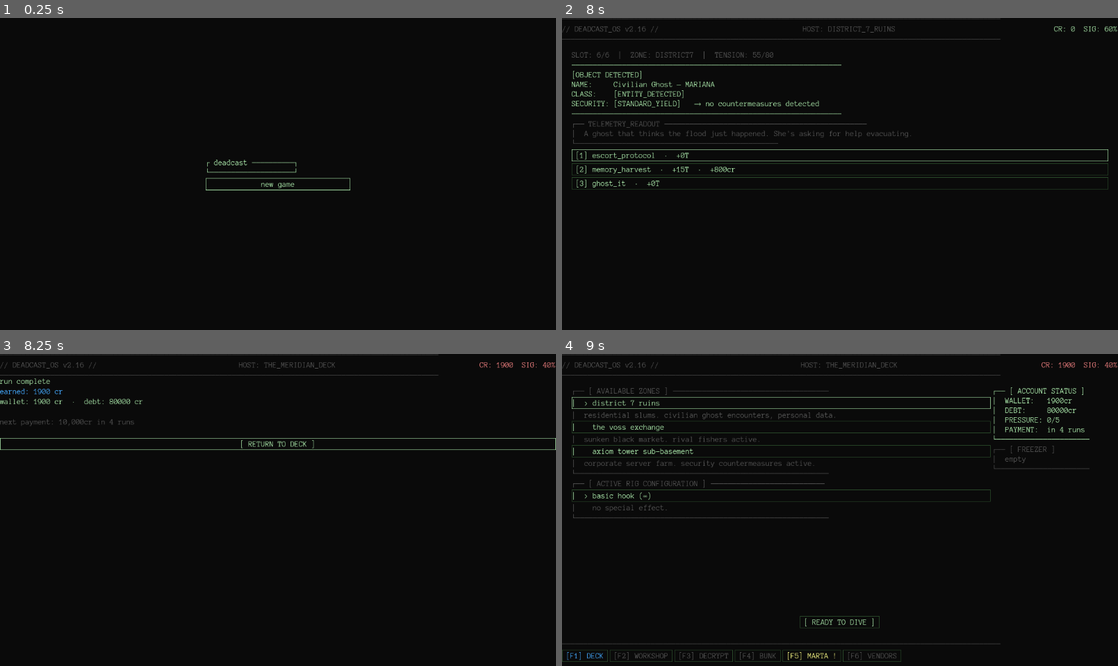
Above: before the commit, frames 1-4 (two rows, left to right).
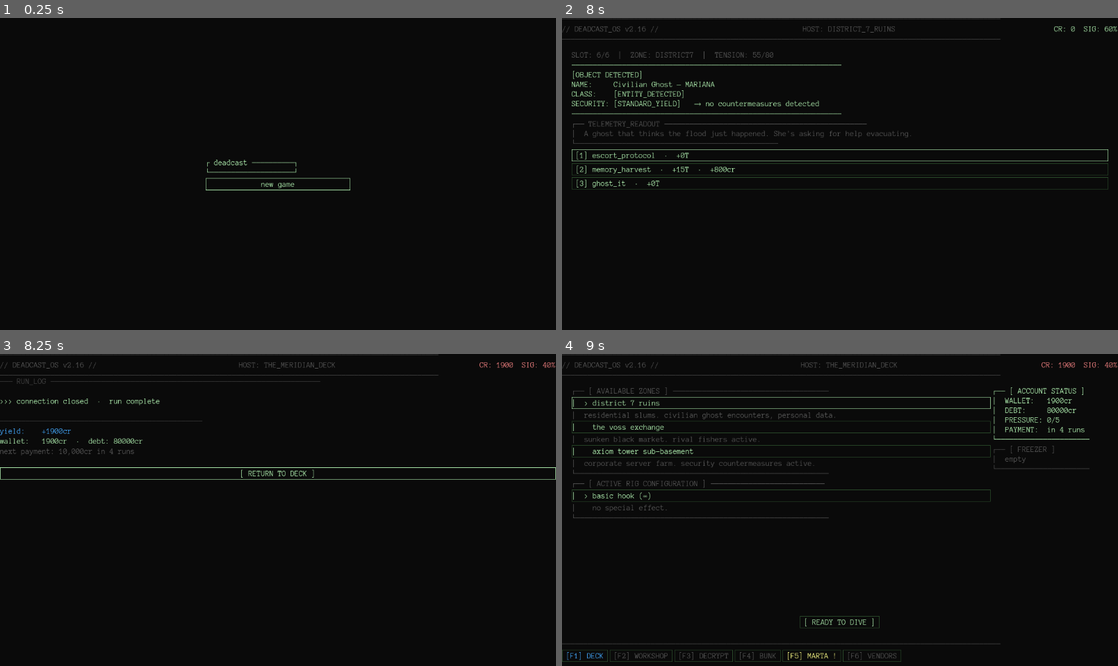
Above: after the commit, the same moments.

Repository: Teeohbee/deadcast
Game: Godot game, scene res://scenes/title_screen/TitleScreen.tscn
Two runs of this game, one before a commit and one after it. Both use one fixed random seed, a clock stepped at 60 frames per second and the inputs below.
Inputs (mouse positions are in pixels of both pictures, inside the frame that each line leads up to):
- Up to frame 1 (0.25 s): no input
- Up to frame 2 (8 s): click "new game" at 0.5 s; click "[ READY TO DIVE ]" at 1.25 s; click "[1] reel_in · +15T · +800cr" at 2 s; click "[1] strip_for_parts · +8T · +…" at 2.75 s; tap Enter at 3.5 s; move the mouse to (962, 158) at 3.52 s; hold E (tab_next) 3.53-4.25 s; click (962, 158) at 3.67 s; tap Space at 4.25 s; drag from (728, 189) to (812, 236) at 4.27 s; click "[CONTINUE →]" at 5 s; click "[2] skim_&_release · +5T · +3…" at 5.75 s; click "[1] escort_protocol · +0T" at 6.5 s; click "[2] memory_harvest · +15T · +…" at 7.25 s
- Up to frame 3 (8.25 s): click "[1] escort_protocol · +0T" at 8 s
- Up to frame 4 (9 s): click "[ RETURN TO DECK ]" at 8.75 s

Frames 1-2 are identical in both runs. In frame 3, 2.1% of the frame differs, in the area x 0-100%, y 7-41%; in frame 4, nothing differs.

Commit message:
feat: redesign debrief as terminal log, combine with snap screen
PostRun now builds content dynamically matching the dive terminal style —
separator lines, >>> prefix, structured data. Snap case shows the SIGNAL
LOST header inline rather than as a separate screen requiring a button press.

Diff:
--- a/scenes/dive_run/DiveRun.gd
+++ b/scenes/dive_run/DiveRun.gd
@@ -244,53 +244,7 @@
 	_snapped = true
 	_run_credits = 0
 	_bio_credits = 0
-	for child in catch_container.get_children():
-		child.queue_free()
-
-	# Build corrupted terminal screen that mirrors CatchEvent's layout
-	var root := VBoxContainer.new()
-	root.theme = UIStyle.get_theme()
-	root.set_anchors_and_offsets_preset(Control.PRESET_FULL_RECT)
-	root.offset_left = 20.0
-	root.offset_top = 20.0
-	root.offset_right = -20.0
-	root.offset_bottom = -20.0
-	catch_container.add_child(root)
-
-	var _row := func(text: String, color: Color) -> void:
-		var lbl := Label.new()
-		lbl.text = text
-		UIStyle.apply_label(lbl, color)
-		root.add_child(lbl)
-
-	var sep  := "────────────────────────────────────────────────────────────────"
-	var sep_s := "────────────────────────────────────────────────"
-
-	_row.call("SLOT: %d/%d  │  ZONE: %s  │  TENSION: [OVERFLOW]" % [
-		_current_slot + 1, _column.size(),
-		GameState.selected_zone.to_upper().replace("_", " ")],
-		UIStyle.COL_DIM)
-
-	_row.call(
-		"%s\n[!!! SIGNAL LOST !!!]\nNAME:     ░░░░░░░░░░░░░░░░░░░░░░░░\nSTATUS:   [CRITICAL FAILURE]\n%s" % [sep, sep],
-		UIStyle.COL_DEBT)
-
-	_row.call(
-		"┌── TELEMETRY_READOUT %s\n│  [ !!! CONNECTION TERMINATED !!! ]\n│  CRITICAL: LINE TENSION EXCEEDED / SIGNAL LOST\n└%s" % [sep_s, sep_s],
-		UIStyle.COL_DEBT)
-
-	var dismiss := Button.new()
-	dismiss.text = ">>> [ RETREAT TO SURFACE ]"
-	dismiss.focus_mode = Control.FOCUS_ALL
-	dismiss.alignment = HORIZONTAL_ALIGNMENT_LEFT
-	UIStyle.apply_button(dismiss)
-	root.add_child(dismiss)
-
-	await get_tree().create_timer(0.5).timeout
-	if is_instance_valid(dismiss):
-		dismiss.grab_focus()
-		await dismiss.pressed
-
+	await get_tree().create_timer(1.0).timeout
 	_end_run(true)
 
 func _end_run(snapped: bool) -> void:
--- a/scenes/ui/PostRun.gd
+++ b/scenes/ui/PostRun.gd
@@ -1,52 +1,70 @@
 # scenes/ui/PostRun.gd
 extends Control
 
-@onready var result_label: Label = $VBoxContainer/ResultLabel
-@onready var run_credits_label: Label = $VBoxContainer/RunCreditsLabel
-@onready var total_credits_label: Label = $VBoxContainer/TotalCreditsLabel
-@onready var debt_label: Label = $VBoxContainer/DebtLabel
-@onready var payment_label: Label = $VBoxContainer/PaymentLabel
-@onready var freezer_label: Label = $VBoxContainer/FreezerLabel
-@onready var return_button: Button = $VBoxContainer/ReturnButton
+const _SEP  := "────────────────────────────────────────────────────────────────"
+const _SEP_S := "────────────────────────────────────────────────"
+
+@onready var container: VBoxContainer = $VBoxContainer
 
 func _ready() -> void:
 	self.theme = UIStyle.get_theme()
+	UIStyle.apply_background(self)
 
-	return_button.focus_mode = Control.FOCUS_ALL
-	UIStyle.apply_button(return_button)
-	return_button.text = "[ RETURN TO DECK ]"
-	return_button.pressed.connect(_on_return_pressed)
-	return_button.grab_focus()
+	for child in container.get_children():
+		child.queue_free()
+	await get_tree().process_frame
 
-	var result = GameState.last_run_result
-	var snapped = result.get("snapped", false)
-	var earned = result.get("credits", 0)
-	var bio = result.get("bio_credits", 0)
+	var result  := GameState.last_run_result
+	var snapped := result.get("snapped", false) as bool
+	var earned  := result.get("credits", 0) as int
+	var bio     := result.get("bio_credits", 0) as int
 
-	result_label.text = "line snapped" if snapped else "run complete"
-	UIStyle.apply_label(result_label, UIStyle.COL_DEBT if snapped else UIStyle.COL_TEXT)
+	_row("─── RUN_LOG " + _SEP, UIStyle.COL_SEP)
 
-	run_credits_label.text = "earned: %d cr" % earned
-	UIStyle.apply_label(run_credits_label, UIStyle.COL_ACCENT)
+	if snapped:
+		_row("\n[!!! SIGNAL LOST !!!]\nCRITICAL: LINE TENSION EXCEEDED / SIGNAL LOST\n", UIStyle.COL_DEBT)
+	else:
+		_row("\n>>> connection closed  ·  run complete\n", UIStyle.COL_TEXT)
 
-	total_credits_label.text = "wallet: %d cr  ·  debt: %d cr" % [GameState.credits, GameState.debt]
-	UIStyle.apply_label(total_credits_label, UIStyle.COL_TEXT)
+	_row(_SEP_S, UIStyle.COL_SEP)
+
+	if snapped:
+		_row("yield:    +0cr  (run forfeited)", UIStyle.COL_DEBT)
+	elif earned > 0:
+		_row("yield:    +%dcr" % earned, UIStyle.COL_ACCENT)
+
+	_row("wallet:   %dcr  ·  debt: %dcr" % [GameState.credits, GameState.debt], UIStyle.COL_TEXT)
 
 	if GameState.victory:
-		debt_label.text = "debt cleared. the meridian is yours."
-		UIStyle.apply_label(debt_label, UIStyle.COL_ACCENT)
+		_row("\ndebt cleared. the meridian is yours.", UIStyle.COL_ACCENT)
 	else:
-		UIStyle.apply_label(debt_label, UIStyle.COL_DEBT)
-		var runs_to_payment = 5 - GameState.runs_since_payment
+		var runs_to_payment := 5 - GameState.runs_since_payment
 		if GameState.pressure_level == 0:
-			payment_label.text = "next payment: 10,000cr in %d run%s" % [runs_to_payment, "s" if runs_to_payment != 1 else ""]
+			_row("next payment: 10,000cr in %d run%s" % [
+				runs_to_payment, "s" if runs_to_payment != 1 else ""], UIStyle.COL_DIM)
 		else:
-			payment_label.text = "pressure %d — %s" % [GameState.pressure_level, _pressure_label(GameState.pressure_level)]
-		UIStyle.apply_label(payment_label, UIStyle.COL_DIM)
+			_row("pressure %d — %s" % [
+				GameState.pressure_level, _pressure_label(GameState.pressure_level)], UIStyle.COL_DIM)
 
 	if bio > 0:
-		freezer_label.text = "bio catches stored in freezer: %d cr" % bio
-		UIStyle.apply_label(freezer_label, UIStyle.COL_DIM)
+		_row("bio cache: %dcr stored in freezer" % bio, UIStyle.COL_DIM)
+
+	_row("", UIStyle.COL_DIM)
+
+	var btn := Button.new()
+	btn.text = "[ RETURN TO DECK ]"
+	btn.focus_mode = Control.FOCUS_ALL
+	UIStyle.apply_button(btn)
+	btn.pressed.connect(func(): UIController.navigate_to("deck"))
+	container.add_child(btn)
+	await get_tree().process_frame
+	btn.grab_focus()
+
+func _row(text: String, color: Color) -> void:
+	var lbl := Label.new()
+	lbl.text = text
+	UIStyle.apply_label(lbl, color)
+	container.add_child(lbl)
 
 func _pressure_label(level: int) -> String:
 	match level:
@@ -56,6 +74,3 @@
 		4: return "debt collector is coming."
 		5: return "forced surrender."
 		_: return ""
-
-func _on_return_pressed() -> void:
-	UIController.navigate_to("deck")
